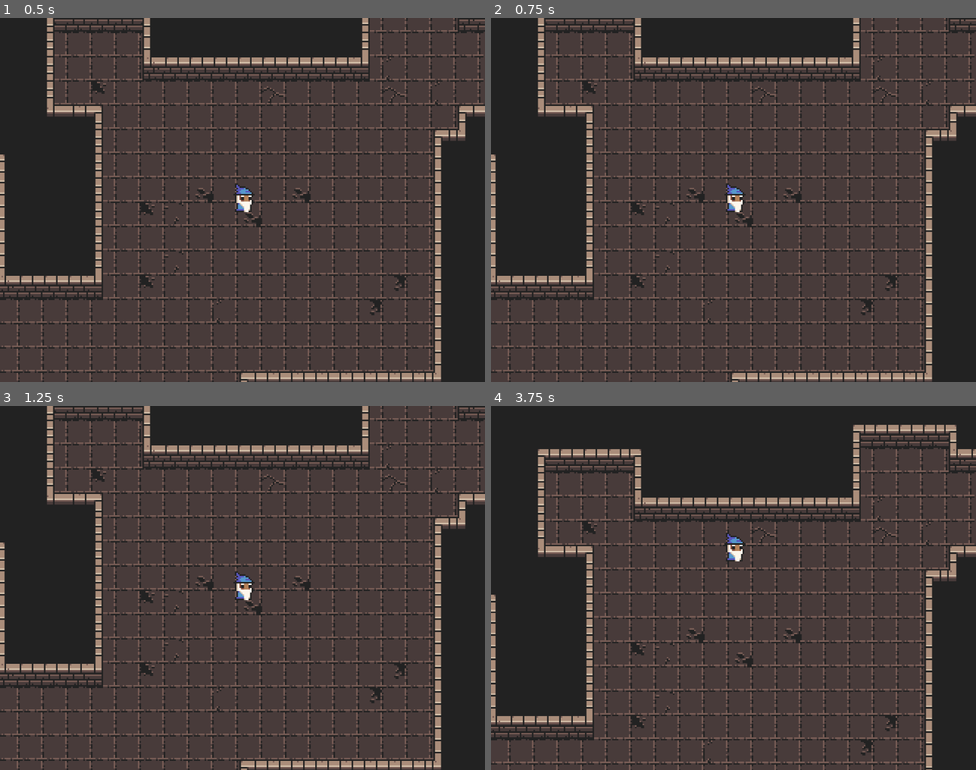
Above: before the commit, frames 1-4 (two rows, left to right).
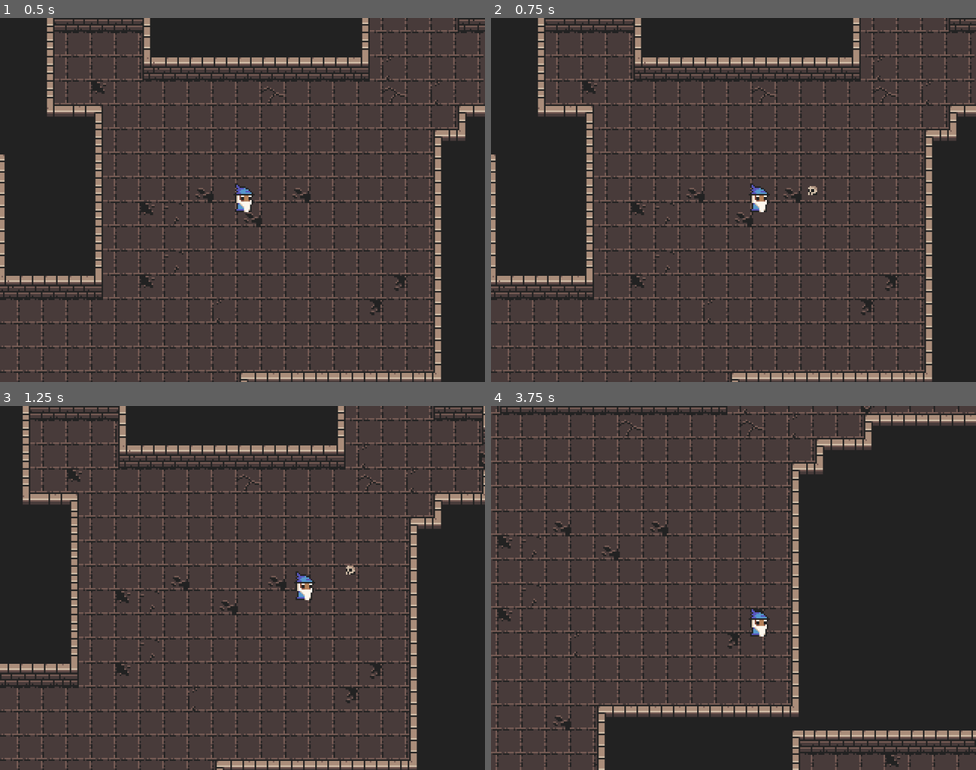
Above: after the commit, the same moments.

Repository: lownpho/mages
Game: Godot game, scene res://scenes/world.tscn
The game is run twice, just before and just after one commit, with the same random seed, the same clock (stepped at 60 frames per second) and the same inputs.
Inputs (mouse positions are in pixels of both pictures, inside the frame that each line leads up to):
- Up to frame 1 (0.5 s): no input
- Up to frame 2 (0.75 s): tap Enter at 0.5 s; move the mouse to (840, 181) at 0.52 s; press the mouse at (840, 181) at 0.53 s; hold D (right) from 0.53 s (still down)
- Up to frame 3 (1.25 s): keep holding D (right)
- Up to frame 4 (3.75 s): move the mouse to (636, 606) at 1.27 s; release D (right) at 1.28 s; release the mouse at (636, 606) at 1.28 s; hold S (down) 1.28-2.03 s; click (636, 606) at 1.35 s; move the mouse to (782, 507) at 2.02 s; press the mouse at (782, 507) at 2.03 s; hold D (right) 2.03-2.78 s; move the mouse to (709, 660) at 2.77 s; release the mouse at (709, 660) at 2.78 s; hold Up (ui_up) 2.78-3.53 s; click (709, 660) at 2.85 s; move the mouse to (879, 642) at 3.52 s; press the mouse at (879, 642) at 3.53 s; hold A (left) from 3.53 s (still down)

Frame 1 is identical in both runs. In frame 2, 0.5% of the frame differs, in the area x 48-68%, y 45-54%; in frame 3, 13%; in frame 4, 66%, in the area x 0-100%, y 0-100%.

Commit message:
Player can fire

Diff:
--- a/characters/player/player.gd
+++ b/characters/player/player.gd
@@ -1,14 +1,14 @@
 extends CharacterBody2D
-
 
 const SPEED = 80.0
 
+@onready var staff = $Staff
 
 func _physics_process(delta: float) -> void:
-	# Get the input direction and handle the movement/deceleration.
-	# As good practice, you should replace UI actions with custom gameplay actions.
-	var direction_x := Input.get_axis("ui_left", "ui_right")
-	var direction_y := Input.get_axis("ui_up", "ui_down")
+
+	# Is there a better way than poll evey physics frame?
+	var direction_x := Input.get_axis("left", "right")
+	var direction_y := Input.get_axis("up", "down")
 	var direction := Vector2(direction_x, direction_y).normalized()
 	if direction != Vector2.ZERO:
 		velocity = direction * SPEED
@@ -17,3 +17,8 @@
 		velocity.y = move_toward(velocity.y, 0, SPEED)
 
 	move_and_slide()
+
+	if Input.is_action_pressed("staff"):
+		var mouse_position = get_global_mouse_position()
+		var fire_direction = (mouse_position - position).normalized()
+		staff.fire(fire_direction)
--- a/characters/player/player.tscn
+++ b/characters/player/player.tscn
@@ -1,14 +1,19 @@
-[gd_scene load_steps=4 format=3 uid="uid://cqjpouw1xepax"]
+[gd_scene load_steps=5 format=3 uid="uid://cqjpouw1xepax"]
 
 [ext_resource type="Script" uid="uid://b2onc5amgnybm" path="res://characters/player/player.gd" id="1_xxgcw"]
+[ext_resource type="PackedScene" uid="uid://3guvi1efm75n" path="res://items/staff.tscn" id="2_exd8k"]
 [ext_resource type="Texture2D" uid="uid://cj2fu8oh0evtu" path="res://tilemaps/tile_atlas.png" id="2_xxgcw"]
 
 [sub_resource type="CircleShape2D" id="CircleShape2D_e5uuo"]
 radius = 7.0
 
 [node name="Player" type="CharacterBody2D"]
+collision_layer = 16
+collision_mask = 512
 motion_mode = 1
 script = ExtResource("1_xxgcw")
+
+[node name="Staff" parent="." instance=ExtResource("2_exd8k")]
 
 [node name="CollisionShape2D" type="CollisionShape2D" parent="."]
 shape = SubResource("CircleShape2D_e5uuo")
--- /dev/null
+++ b/items/bullet.gd
@@ -0,0 +1,36 @@
+extends CharacterBody2D
+
+const DEFAULT_DIRECTION = Vector2.UP
+
+# Set by the parent, find a better way to do this
+var speed: float
+var damage: int
+var lifetime: float
+var direction: Vector2
+
+var lifetime_timer: Timer
+
+@onready var initial_position = position
+
+func _ready() -> void:
+	lifetime_timer = Timer.new()
+	lifetime_timer.one_shot = true
+	lifetime_timer.wait_time = lifetime
+	lifetime_timer.autostart = true
+	lifetime_timer.timeout.connect(_on_lifetime_timeout)
+	add_child(lifetime_timer)
+
+	velocity = direction * speed
+
+func _physics_process(delta: float) -> void:
+	var collision = move_and_collide(velocity * delta)
+
+	if collision:
+		# Add effects or damage logic here
+		queue_free()
+
+func _on_visible_on_screen_notifier_2d_screen_exited() -> void:
+	queue_free()
+
+func _on_lifetime_timeout() -> void:
+	queue_free()
--- /dev/null
+++ b/items/bullet.tscn
@@ -0,0 +1,21 @@
+[gd_scene load_steps=4 format=3 uid="uid://babyx8ub5np0j"]
+
+[ext_resource type="Texture2D" uid="uid://cj2fu8oh0evtu" path="res://tilemaps/tile_atlas.png" id="1_25jbo"]
+[ext_resource type="Script" uid="uid://csrof5fw2p1s1" path="res://items/bullet.gd" id="1_rllah"]
+
+[sub_resource type="CircleShape2D" id="CircleShape2D_rllah"]
+radius = 4.0
+
+[node name="Bullet" type="CharacterBody2D"]
+collision_layer = 256
+collision_mask = 33
+script = ExtResource("1_rllah")
+
+[node name="Sprite2D" type="Sprite2D" parent="."]
+texture = ExtResource("1_25jbo")
+offset = Vector2(0, -2)
+region_enabled = true
+region_rect = Rect2(288, 432, 16, 16)
+
+[node name="CollisionShape2D" type="CollisionShape2D" parent="."]
+shape = SubResource("CircleShape2D_rllah")
--- /dev/null
+++ b/items/staff.gd
@@ -0,0 +1,47 @@
+extends Node2D
+
+@export var bullet_scene: PackedScene
+@export var fire_cooldown: float = 0.5
+
+@export var bullet_speed: float = 200.0
+@export var range: float = 128.0
+@export var bullet_damage: int = 10
+
+var bullet_lifetime: float = range / bullet_speed
+
+var can_fire: bool = true
+var fire_timer: Timer
+
+func _ready() -> void:
+	fire_timer = Timer.new()
+	fire_timer.one_shot = true
+	fire_timer.wait_time = fire_cooldown
+	fire_timer.timeout.connect(_on_fire_timer_timeout)
+	add_child(fire_timer)
+
+func fire(direction: Vector2) -> void:
+	if not can_fire or not bullet_scene:
+		return
+
+	var bullet = bullet_scene.instantiate()
+	bullet.damage = bullet_damage
+	bullet.lifetime = bullet_lifetime
+	bullet.speed = bullet_speed
+
+	bullet.position = position
+	bullet.direction = direction.normalized()
+
+	add_child(bullet)
+
+	can_fire = false
+	fire_timer.start()
+
+func _on_fire_timer_timeout() -> void:
+	can_fire = true
+
+func set_cooldown(time: float) -> void:
+	fire_cooldown = time
+	fire_timer.wait_time = time
+
+func set_bullet_speed(speed: float) -> void:
+	bullet_speed = speed
--- /dev/null
+++ b/items/staff.tscn
@@ -0,0 +1,8 @@
+[gd_scene load_steps=3 format=3 uid="uid://3guvi1efm75n"]
+
+[ext_resource type="Script" uid="uid://ddx6c05niwg61" path="res://items/staff.gd" id="1_ijccv"]
+[ext_resource type="PackedScene" uid="uid://babyx8ub5np0j" path="res://items/bullet.tscn" id="2_3yxu7"]
+
+[node name="Staff" type="Node2D"]
+script = ExtResource("1_ijccv")
+bullet_scene = ExtResource("2_3yxu7")
--- a/project.godot
+++ b/project.godot
@@ -77,6 +77,9 @@
 2d_physics/layer_1="Terrain"
 2d_physics/layer_2="Objects"
 2d_physics/layer_5="Player"
+2d_physics/layer_6="Enemies"
+2d_physics/layer_9="Player Bullets"
+2d_physics/layer_10="Enemy Bullets"
 
 [rendering]
 
Not shown, added: items/bullet.gd.uid
Not shown, added: items/staff.gd.uid
